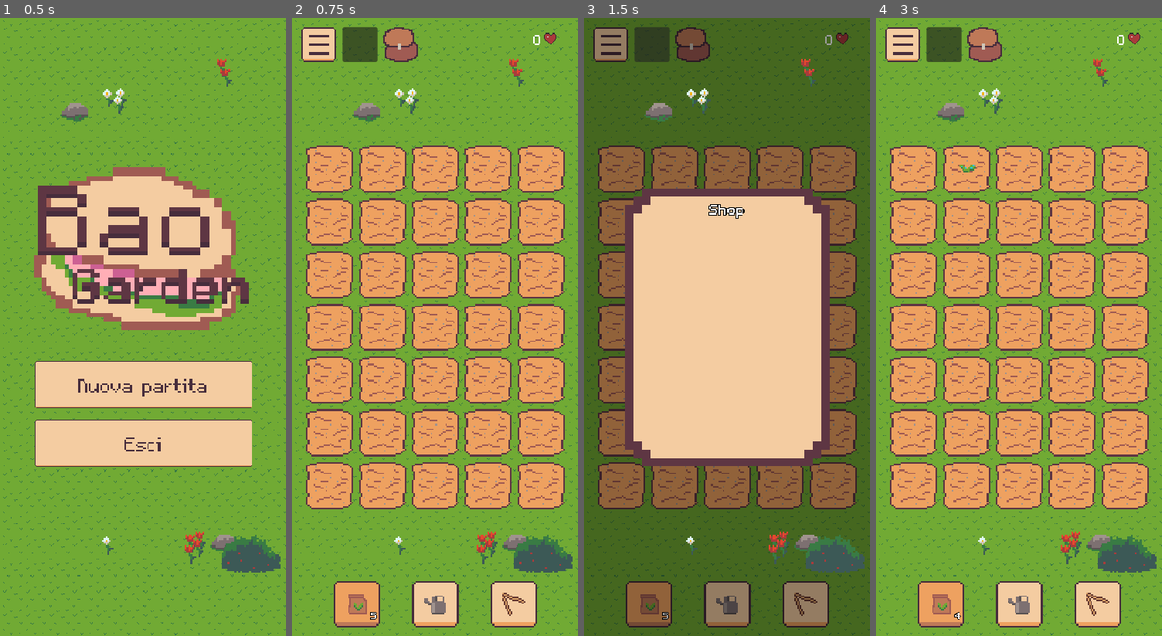
Above: before the commit, frames 1-4 (left to right).
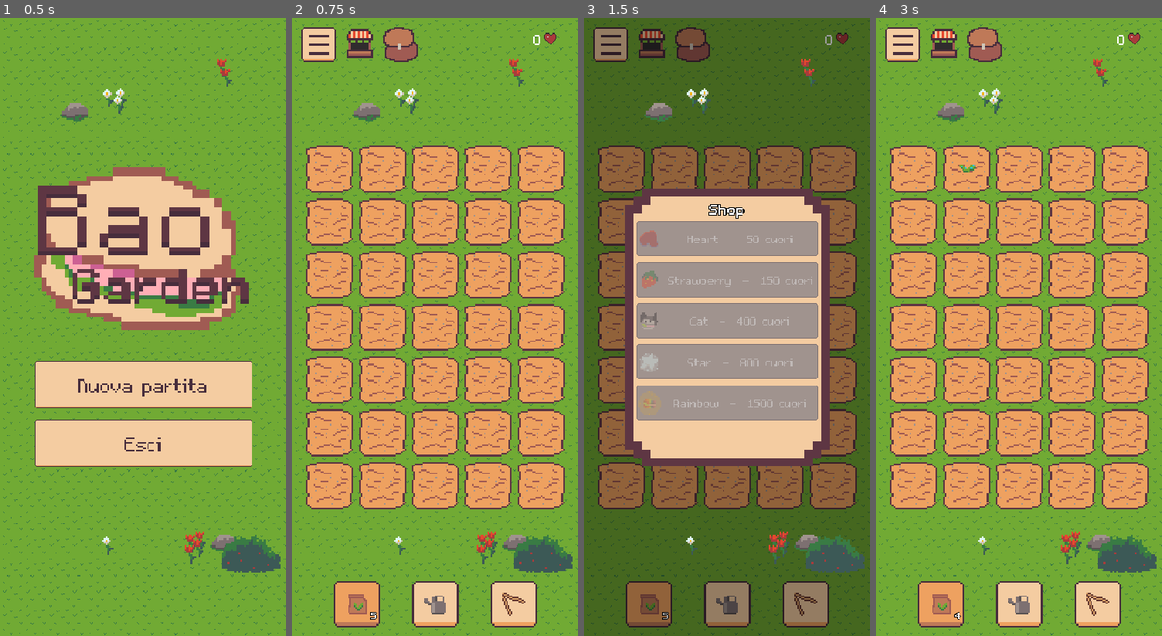
Above: after the commit, the same moments.

Repository: GitFMarco/bao-garden
Game: Godot game, scene res://scenes/main_menu.tscn
Same seed, same stepped clock (60 frames per second), same inputs: the game is played once before the commit and once after it.
Inputs (mouse positions are in pixels of both pictures, inside the frame that each line leads up to):
- Up to frame 1 (0.5 s): no input
- Up to frame 2 (0.75 s): click "Nuova partita" at 0.5 s
- Up to frame 3 (1.5 s): click (652, 42) at 1.25 s
- Up to frame 4 (3 s): click (913, 166) at 2 s; click (967, 166) at 2.77 s

Frame 1 is identical in both runs. In frame 2, 0.7% of the frame differs, in the area x 17-30%, y 1-8%; in frame 3, 19%, in the area x 17-82%, y 1-66%; in frame 4, 0.7%.

Commit message:
[ADD] shop and new bao designs

Diff:
--- a/source/autoload/crop_database.gd
+++ b/source/autoload/crop_database.gd
@@ -18,12 +18,9 @@
 	for path in _CROP_PATHS:
 		var crop: CropData = load(path)
 		_crops[crop.type] = crop
-	print("CropDatabase: caricati %d crop" % _crops.size())
-
 
 func get_crop(type: CropData.Type) -> CropData:
 	return _crops[type]
-
 
 func get_all_crops() -> Array[CropData]:
 	var result: Array[CropData] = []
--- a/source/autoload/game_state.gd
+++ b/source/autoload/game_state.gd
@@ -2,6 +2,10 @@
 
 
 const SAVE_PATH := "user://save.json"
+
+# CROP SBLOCCATI
+signal unlocks_changed
+var unlocked_crops: Array = [CropData.Type.CLASSIC]
 
 # VALUTA DEL GIOCO
 signal hearts_changed(new_amount: int)
@@ -26,7 +30,8 @@
 	var data := {
 		"hearts": hearts,
 		"grid": grid_data,
-		"seeds": seeds
+		"seeds": seeds,
+		"unlocks": unlocked_crops
 	}
 	var file := FileAccess.open(SAVE_PATH, FileAccess.WRITE)
 	file.store_string(JSON.stringify(data))
@@ -49,6 +54,12 @@
 		seeds = {}
 		for key in loaded_seeds:
 			seeds[int(key)] = int(loaded_seeds[key])
+	# Faccio la stessa conversione che ho fatto per le chiavi dei semi, dovuta alla convenzione JSON
+	var loaded_unlocks: Array = data.get("unlocks", [])
+	if not loaded_unlocks.is_empty():
+		unlocked_crops = []
+		for u in loaded_unlocks:
+			unlocked_crops.append(int(u))
 
 func delete_save() -> void:
 	DirAccess.remove_absolute(SAVE_PATH)
@@ -56,6 +67,8 @@
 	seeds = {CropData.Type.CLASSIC: 5}
 	seeds_changed.emit()
 	grid_data = []
+	unlocked_crops = [CropData.Type.CLASSIC]
+	unlocks_changed.emit()
 
 func get_seed_count(type: CropData.Type) -> int:
 	return int(seeds.get(type, 0))
@@ -63,3 +76,13 @@
 func add_seeds(type: CropData.Type, amount: int) -> void:
 	seeds[type] = get_seed_count(type) + amount
 	seeds_changed.emit()
+
+func is_unlocked(type: CropData.Type) -> bool:
+	return unlocked_crops.has(type)
+
+func unlock_crop(type: CropData.Type) -> void:
+	if is_unlocked(type):
+		# Non fare nulla se è già sbloccato
+		return
+	unlocked_crops.append(type)
+	unlocks_changed.emit()
--- a/source/data/crop_data.gd
+++ b/source/data/crop_data.gd
@@ -26,3 +26,5 @@
 @export var sprite_sprout: Texture2D
 # Sprite del bao maturo
 @export var sprite_mature: Texture2D
+# Sprite icona (per bottoni, shop, ecc...)
+@export var sprite_icon: Texture2D
--- a/source/data/crops/cat.tres
+++ b/source/data/crops/cat.tres
@@ -1,6 +1,9 @@
-[gd_resource type="Resource" script_class="CropData" load_steps=2 format=3 uid="uid://dj21ukynsrpc8"]
+[gd_resource type="Resource" script_class="CropData" load_steps=5 format=3 uid="uid://dj21ukynsrpc8"]
 
 [ext_resource type="Script" uid="uid://cv38vowfmg4f" path="res://data/crop_data.gd" id="1_4p238"]
+[ext_resource type="Texture2D" uid="uid://fvdm2atfpwpg" path="res://art/bao/cat-icon.png" id="2_vuvu2"]
+[ext_resource type="Texture2D" uid="uid://bitugvai58v3h" path="res://art/bao/cat-mature.png" id="2_xnm5q"]
+[ext_resource type="Texture2D" uid="uid://b3cohhs23l6wd" path="res://art/bao/cat-sprout.png" id="3_vuvu2"]
 
 [resource]
 script = ExtResource("1_4p238")
@@ -10,4 +13,7 @@
 heart_reward = 8
 unlock_cost = 400
 starts_unlocked = false
+sprite_sprout = ExtResource("3_vuvu2")
+sprite_mature = ExtResource("2_xnm5q")
+sprite_icon = ExtResource("2_vuvu2")
 metadata/_custom_type_script = "uid://cv38vowfmg4f"
--- a/source/data/crops/classic.tres
+++ b/source/data/crops/classic.tres
@@ -1,6 +1,7 @@
-[gd_resource type="Resource" script_class="CropData" load_steps=4 format=3 uid="uid://bwn3wyc81yfpf"]
+[gd_resource type="Resource" script_class="CropData" load_steps=5 format=3 uid="uid://bwn3wyc81yfpf"]
 
 [ext_resource type="Script" uid="uid://cv38vowfmg4f" path="res://data/crop_data.gd" id="1_l8efd"]
+[ext_resource type="Texture2D" uid="uid://cuj8b02ntrwew" path="res://art/bao/classic-icon.png" id="2_nitp8"]
 [ext_resource type="Texture2D" uid="uid://dl75tb24q0gcx" path="res://art/bao/classic-mature.png" id="2_vkd38"]
 [ext_resource type="Texture2D" uid="uid://cryxf8iy02ksc" path="res://art/bao/classic-sprout.png" id="3_nitp8"]
 
@@ -14,4 +15,5 @@
 starts_unlocked = true
 sprite_sprout = ExtResource("3_nitp8")
 sprite_mature = ExtResource("2_vkd38")
+sprite_icon = ExtResource("2_nitp8")
 metadata/_custom_type_script = "uid://cv38vowfmg4f"
--- a/source/data/crops/heart.tres
+++ b/source/data/crops/heart.tres
@@ -1,6 +1,9 @@
-[gd_resource type="Resource" script_class="CropData" load_steps=2 format=3 uid="uid://dsf28d2n07eis"]
+[gd_resource type="Resource" script_class="CropData" load_steps=5 format=3 uid="uid://dsf28d2n07eis"]
 
 [ext_resource type="Script" uid="uid://cv38vowfmg4f" path="res://data/crop_data.gd" id="1_bn3k2"]
+[ext_resource type="Texture2D" uid="uid://ccg72tjrb0x3u" path="res://art/bao/heart-icon.png" id="2_0p57v"]
+[ext_resource type="Texture2D" uid="uid://c6fvb8xvr43si" path="res://art/bao/heart-mature.png" id="2_kql1j"]
+[ext_resource type="Texture2D" uid="uid://ceccf4mvxgkcd" path="res://art/bao/heart-sprout.png" id="3_0p57v"]
 
 [resource]
 script = ExtResource("1_bn3k2")
@@ -10,4 +13,7 @@
 heart_reward = 3
 unlock_cost = 50
 starts_unlocked = false
+sprite_sprout = ExtResource("3_0p57v")
+sprite_mature = ExtResource("2_kql1j")
+sprite_icon = ExtResource("2_0p57v")
 metadata/_custom_type_script = "uid://cv38vowfmg4f"
--- a/source/data/crops/rainbow.tres
+++ b/source/data/crops/rainbow.tres
@@ -1,6 +1,9 @@
-[gd_resource type="Resource" script_class="CropData" load_steps=2 format=3 uid="uid://btdjb23kreyty"]
+[gd_resource type="Resource" script_class="CropData" load_steps=5 format=3 uid="uid://btdjb23kreyty"]
 
 [ext_resource type="Script" uid="uid://cv38vowfmg4f" path="res://data/crop_data.gd" id="1_6gbnv"]
+[ext_resource type="Texture2D" uid="uid://ptl21towfjg8" path="res://art/bao/rainbow-mature.png" id="2_ami7u"]
+[ext_resource type="Texture2D" uid="uid://ddy6dilohmky8" path="res://art/bao/rainbow-icon.png" id="2_mss8t"]
+[ext_resource type="Texture2D" uid="uid://bx3ygboplupn1" path="res://art/bao/rainbow-sprout.png" id="3_mss8t"]
 
 [resource]
 script = ExtResource("1_6gbnv")
@@ -10,4 +13,7 @@
 heart_reward = 20
 unlock_cost = 1500
 starts_unlocked = false
+sprite_sprout = ExtResource("3_mss8t")
+sprite_mature = ExtResource("2_ami7u")
+sprite_icon = ExtResource("2_mss8t")
 metadata/_custom_type_script = "uid://cv38vowfmg4f"
--- a/source/data/crops/star.tres
+++ b/source/data/crops/star.tres
@@ -1,6 +1,9 @@
-[gd_resource type="Resource" script_class="CropData" load_steps=2 format=3 uid="uid://bdte5bmid8x10"]
+[gd_resource type="Resource" script_class="CropData" load_steps=5 format=3 uid="uid://bdte5bmid8x10"]
 
 [ext_resource type="Script" uid="uid://cv38vowfmg4f" path="res://data/crop_data.gd" id="1_pylr8"]
+[ext_resource type="Texture2D" uid="uid://chvmt6pqcnfx3" path="res://art/bao/star-icon.png" id="2_2cn8k"]
+[ext_resource type="Texture2D" uid="uid://qu8i3yl4vryp" path="res://art/bao/star-mature.png" id="2_us5l0"]
+[ext_resource type="Texture2D" uid="uid://bu46mkqyy5nat" path="res://art/bao/star-sprout.png" id="3_2cn8k"]
 
 [resource]
 script = ExtResource("1_pylr8")
@@ -10,4 +13,7 @@
 heart_reward = 12
 unlock_cost = 800
 starts_unlocked = false
+sprite_sprout = ExtResource("3_2cn8k")
+sprite_mature = ExtResource("2_us5l0")
+sprite_icon = ExtResource("2_2cn8k")
 metadata/_custom_type_script = "uid://cv38vowfmg4f"
--- a/source/data/crops/strawberry.tres
+++ b/source/data/crops/strawberry.tres
@@ -1,6 +1,9 @@
-[gd_resource type="Resource" script_class="CropData" load_steps=2 format=3 uid="uid://c6akayjgxe7g2"]
+[gd_resource type="Resource" script_class="CropData" load_steps=5 format=3 uid="uid://c6akayjgxe7g2"]
 
 [ext_resource type="Script" uid="uid://cv38vowfmg4f" path="res://data/crop_data.gd" id="1_b3eid"]
+[ext_resource type="Texture2D" uid="uid://e2ua4cvlecv4" path="res://art/bao/strawberry-mature.png" id="2_q6gvl"]
+[ext_resource type="Texture2D" uid="uid://bodrcu21lk1ag" path="res://art/bao/strawberry-icon.png" id="2_r6j6r"]
+[ext_resource type="Texture2D" uid="uid://b1vti0p55axde" path="res://art/bao/strawberry-sprout.png" id="3_r6j6r"]
 
 [resource]
 script = ExtResource("1_b3eid")
@@ -10,4 +13,7 @@
 heart_reward = 5
 unlock_cost = 150
 starts_unlocked = false
+sprite_sprout = ExtResource("3_r6j6r")
+sprite_mature = ExtResource("2_q6gvl")
+sprite_icon = ExtResource("2_r6j6r")
 metadata/_custom_type_script = "uid://cv38vowfmg4f"
--- a/source/icon.svg
+++ /dev/null
@@ -1 +0,0 @@
-<svg xmlns="http://www.w3.org/2000/svg" width="128" height="128"><rect width="124" height="124" x="2" y="2" fill="#363d52" stroke="#212532" stroke-width="4" rx="14"/><g fill="#fff" transform="translate(12.322 12.322)scale(.101)"><path d="M105 673v33q407 354 814 0v-33z"/><path fill="#478cbf" d="m105 673 152 14q12 1 15 14l4 67 132 10 8-61q2-11 15-15h162q13 4 15 15l8 61 132-10 4-67q3-13 15-14l152-14V427q30-39 56-81-35-59-83-108-43 20-82 47-40-37-88-64 7-51 8-102-59-28-123-42-26 43-46 89-49-7-98 0-20-46-46-89-64 14-123 42 1 51 8 102-48 27-88 64-39-27-82-47-48 49-83 108 26 42 56 81zm0 33v39c0 276 813 276 814 0v-39l-134 12-5 69q-2 10-14 13l-162 11q-12 0-16-11l-10-65H446l-10 65q-4 11-16 11l-162-11q-12-3-14-13l-5-69z"/><path d="M483 600c0 34 58 34 58 0v-86c0-34-58-34-58 0z"/><circle cx="725" cy="526" r="90"/><circle cx="299" cy="526" r="90"/></g><g fill="#414042" transform="translate(12.322 12.322)scale(.101)"><circle cx="307" cy="532" r="60"/><circle cx="717" cy="532" r="60"/></g></svg>
--- a/source/scenes/garden.tscn
+++ b/source/scenes/garden.tscn
@@ -11,6 +11,7 @@
 [ext_resource type="Texture2D" uid="uid://uph5plwpkfci" path="res://art/menu-button.png" id="6_dfwg7"]
 [ext_resource type="Texture2D" uid="uid://bql1k171534ay" path="res://art/watering_can.png" id="6_wdstj"]
 [ext_resource type="Texture2D" uid="uid://d4ejts7nahnun" path="res://art/backpack.png" id="7_dfwg7"]
+[ext_resource type="Texture2D" uid="uid://dsl1w7sersgyg" path="res://art/shop-button.png" id="7_j2bb5"]
 [ext_resource type="Texture2D" uid="uid://xwh5oh6ofgl8" path="res://art/chopsticks.png" id="7_wdstj"]
 [ext_resource type="Texture2D" uid="uid://dayjq3q5ject5" path="res://art/window.png" id="13_la7hl"]
 [ext_resource type="Texture2D" uid="uid://dqyd5mcpxsstg" path="res://art/backpack-crop-button-disabled.png" id="14_f5kbm"]
@@ -25,6 +26,9 @@
 
 [sub_resource type="StyleBoxTexture" id="StyleBoxTexture_3txl1"]
 texture = ExtResource("6_dfwg7")
+
+[sub_resource type="StyleBoxTexture" id="StyleBoxTexture_eqdcu"]
+texture = ExtResource("7_j2bb5")
 
 [sub_resource type="StyleBoxTexture" id="StyleBoxTexture_v6x8h"]
 texture = ExtResource("7_dfwg7")
@@ -110,9 +114,17 @@
 
 [sub_resource type="StyleBoxTexture" id="StyleBoxTexture_wuoq8"]
 texture = ExtResource("5_5pv02")
+texture_margin_left = 4.0
+texture_margin_top = 4.0
+texture_margin_right = 4.0
+texture_margin_bottom = 4.0
 
 [sub_resource type="StyleBoxTexture" id="StyleBoxTexture_o0dgr"]
 texture = ExtResource("5_1vq1v")
+texture_margin_left = 4.0
+texture_margin_top = 4.0
+texture_margin_right = 4.0
+texture_margin_bottom = 4.0
 
 [node name="Garden" type="Control"]
 layout_mode = 3
@@ -212,6 +224,9 @@
 custom_minimum_size = Vector2(48, 48)
 layout_mode = 2
 focus_mode = 0
+theme_override_styles/hover = SubResource("StyleBoxTexture_eqdcu")
+theme_override_styles/pressed = SubResource("StyleBoxTexture_eqdcu")
+theme_override_styles/normal = SubResource("StyleBoxTexture_eqdcu")
 
 [node name="BackpackButton" type="Button" parent="TopLeftBar/HBoxContainer"]
 unique_name_in_owner = true
@@ -434,6 +449,18 @@
 text = "Shop"
 horizontal_alignment = 1
 
+[node name="ScrollContainer" type="ScrollContainer" parent="ShopModal/PanelContainer/MarginContainer/VBoxContainer"]
+custom_minimum_size = Vector2(0, 299)
+layout_mode = 2
+theme = SubResource("Theme_ricac")
+horizontal_scroll_mode = 0
+
+[node name="ShopList" type="VBoxContainer" parent="ShopModal/PanelContainer/MarginContainer/VBoxContainer/ScrollContainer"]
+unique_name_in_owner = true
+layout_mode = 2
+size_flags_horizontal = 3
+theme_override_constants/separation = 8
+
 [node name="MenuModal" type="Control" parent="."]
 unique_name_in_owner = true
 visible = false
--- a/source/scripts/garden.gd
+++ b/source/scripts/garden.gd
@@ -21,11 +21,11 @@
 func _ready() -> void:
 	# Bottoni topbar
 	%MenuButton.pressed.connect(%MenuModal.show)
-	%ShopButton.pressed.connect(%ShopModal.show)
 	%BackpackButton.pressed.connect(_open_backpack)
 	%DeleteSaveButton.pressed.connect(%ConfirmModal.show)
 	%CancelResetButton.pressed.connect(%ConfirmModal.hide)
 	%ConfirmResetButton.pressed.connect(_on_reset_confirmed)
+	%ShopButton.pressed.connect(_open_shop)
 	# Tap sul backdrop -> chiude la finestra
 	for modal in [%MenuModal, %ShopModal, %BackpackModal, %ConfirmModal]:
 		modal.get_node("Backdrop").gui_input.connect(_on_modal_backdrop_input.bind(modal))
@@ -139,8 +139,9 @@
 
 	for crop in CropDatabase.get_all_crops():
 		var row := Button.new()
-		if crop.starts_unlocked:
+		if GameState.is_unlocked(crop.type):
 			row.text = "%s  x%d" % [crop.display_name, GameState.get_seed_count(crop.type)]
+			row.icon = crop.sprite_icon
 			row.pressed.connect(_on_crop_selected.bind(crop.type))
 		else:
 			row.text = crop.display_name
@@ -152,9 +153,47 @@
 
 func _on_crop_selected(type: CropData.Type) -> void:
 	selected_crop = type
+	# Simulo la pressione del bottone dei semi
+	_set_mode(Mode.SEED)
+	%SeedButton.set_pressed_no_signal(true)
 	_update_seed_button()
 	%BackpackModal.hide()
 
 func _on_reset_confirmed() -> void:
 	GameState.delete_save()
 	get_tree().change_scene_to_file("res://scenes/main_menu.tscn")
+
+func _open_shop() -> void:
+	_populate_shop()
+	%ShopModal.show()
+
+func _populate_shop() -> void:
+	# Prima svuoto tutto e lo ricompongo ogni volta
+	for child in %ShopList.get_children():
+		child.queue_free()
+
+	for crop in CropDatabase.get_all_crops():
+		if GameState.is_unlocked(crop.type):
+			continue
+		var row := Button.new()
+		row.text = "%s  -  %d cuori" % [crop.display_name, crop.unlock_cost]
+		row.icon = crop.sprite_icon
+		row.custom_minimum_size.y = 48
+		row.focus_mode = Control.FOCUS_NONE
+		row.mouse_filter = Control.MOUSE_FILTER_PASS
+		var can_afford := GameState.hearts >= crop.unlock_cost
+		row.disabled = not can_afford
+		if can_afford:
+			row.pressed.connect(_on_buy_crop.bind(crop.type))
+		%ShopList.add_child(row)
+
+func _on_buy_crop(type: CropData.Type) -> void:
+	var crop := CropDatabase.get_crop(type)
+	if GameState.hearts < crop.unlock_cost:
+		# In teoria non dovrebbe mai accadere perchè il bottone è disabilitato... ma non si sa mai
+		return
+	GameState.hearts -= crop.unlock_cost
+	GameState.unlock_crop(type)
+	GameState.add_seeds(type, 1)
+	_save_now()
+	_populate_shop()
Binary file added: source/art/bao/cat-icon.png
Not shown, added: source/art/bao/cat-icon.png.import
Binary file added: source/art/bao/cat-mature.png
Not shown, added: source/art/bao/cat-mature.png.import
Binary file added: source/art/bao/cat-sprout.png
Not shown, added: source/art/bao/cat-sprout.png.import
Binary file added: source/art/bao/classic-icon.png
Not shown, added: source/art/bao/classic-icon.png.import
Binary file added: source/art/bao/heart-icon.png
Not shown, added: source/art/bao/heart-icon.png.import
Binary file added: source/art/bao/heart-mature.png
Not shown, added: source/art/bao/heart-mature.png.import
(and 25 more such lines)
